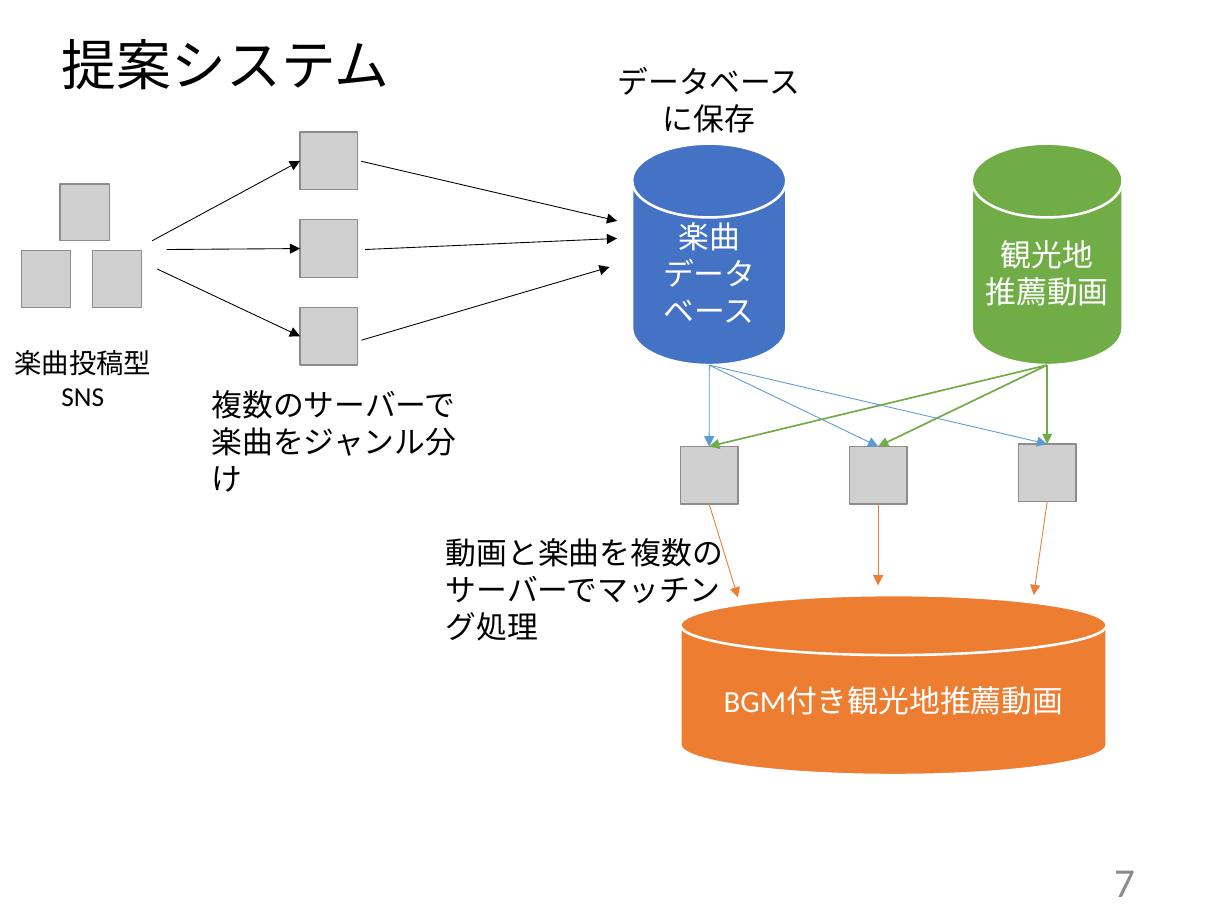
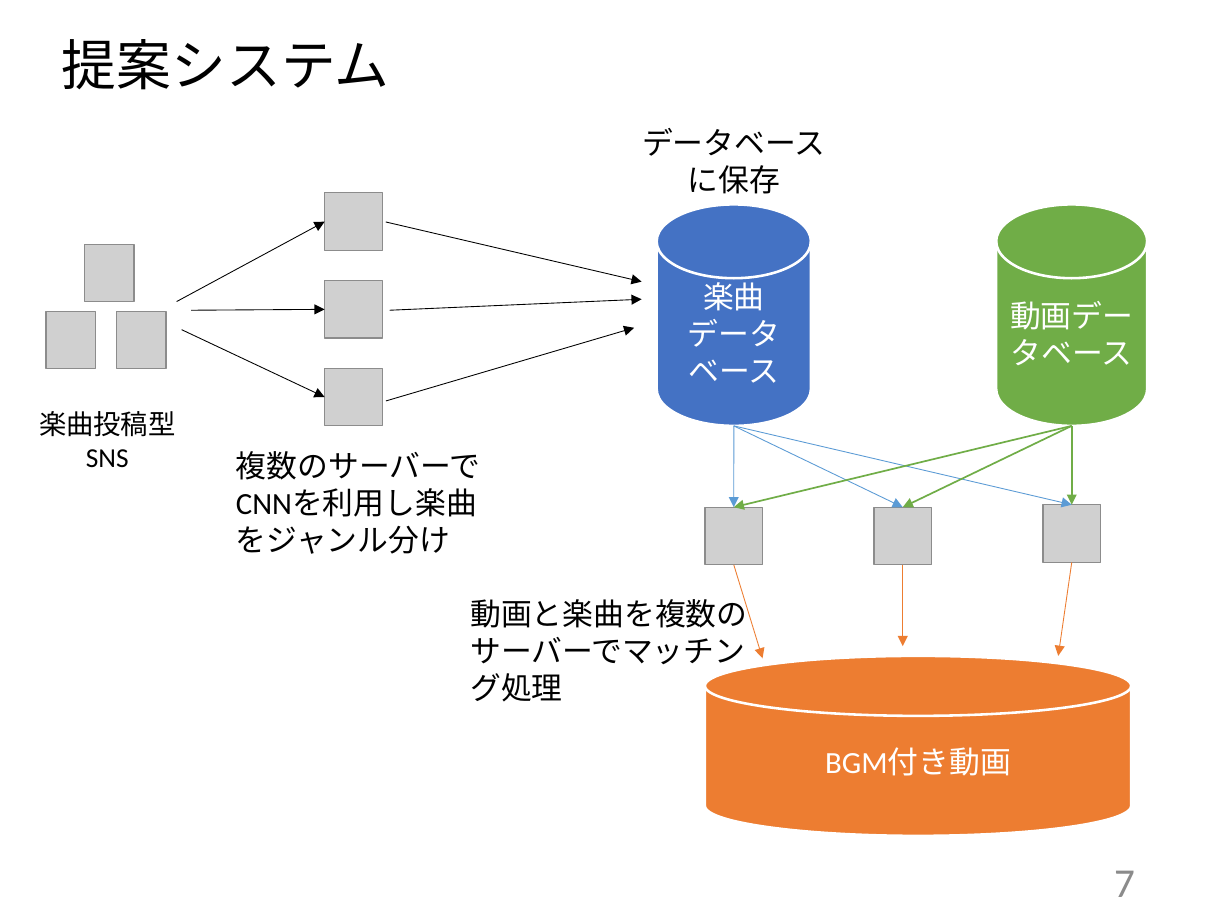
Before and after one commit to kait-takanolab/1821144-yoshii-thesis, a slide deck: slide 7 of 発表用スライド/1821144_yoshii_thesis_ver.pptx. Drawn at 1232x924 pixels with LibreOffice and Linux fonts; fonts in the diff are those of the drawing; grey boxes stand for pictures. Boxes give left, top, right and bottom in pixels: in the first picture for what was removed or moved away, otherwise in the second. Text is boxed around its words. In the diff, an @@ line names an element or a change of style, - is before the commit and + after.

```diff
--- a/発表用スライド/1821144_yoshii_thesis_ver.pptx
+++ b/発表用スライド/1821144_yoshii_thesis_ver.pptx
@@ text in cylinder at <box>1010,301,1133,365</box>: text changed @@
-観光地
-推薦動画
+動画データベース
@@ text at <box>236,451,480,480</box>: text changed @@
-複数のサーバーで楽曲をジャンル分け
+複数のサーバーでCNNを利用し楽曲をジャンル分け
@@ 15 arrows, 9 pictures, 3 cylinders, 3 texts: place and size @@
-15 arrows, 9 pictures, 3 cylinders, 3 texts at <box>15,67,1124,775</box>
+15 arrows, 9 pictures, 3 cylinders, 3 texts at <box>39,128,1148,835</box>
@@ text in cylinder at <box>825,747,1011,776</box>: text changed @@
-BGM付き観光地推薦動画
+BGM付き動画
```
Also in this commit, not shown: 1 other slide changed, 1 other file.
